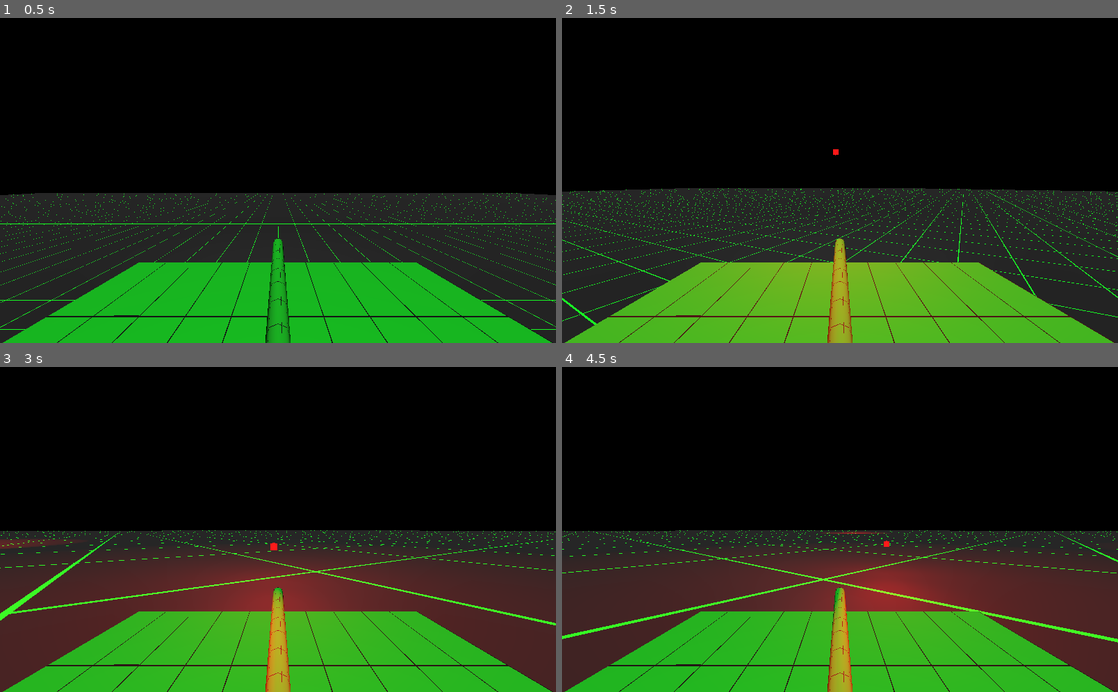
Above: before the commit, frames 1-4 (two rows, left to right).
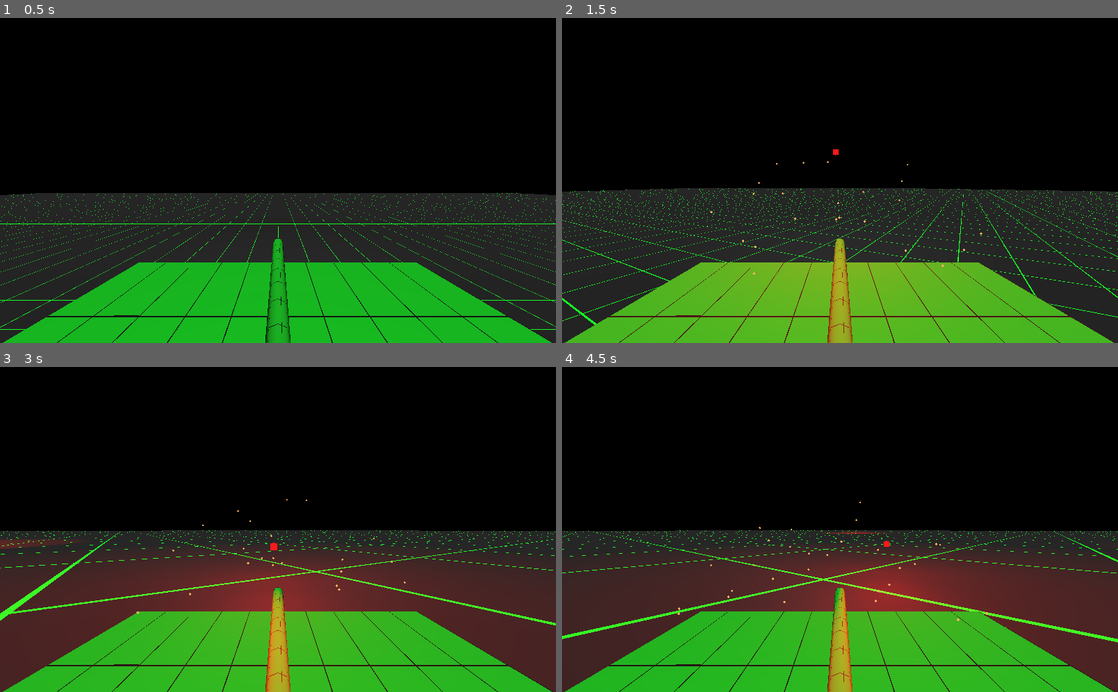
Above: after the commit, the same moments.

Repository: Kromey/spectre
Game: Godot game, scene res://Main.tscn
The game is run twice, just before and just after one commit, with the same random seed, the same clock (stepped at 60 frames per second) and the same inputs.
Inputs:
- Up to frame 1 (0.5 s): no input
- Up to frame 2 (1.5 s): hold D (movement_right) 0.53-1.28 s; hold Space (action_shoot) 0.53-1.28 s; hold S (movement_backward) from 1.28 s (still down); tap Space (action_shoot) at 1.35 s
- Up to frame 3 (3 s): release S (movement_backward) at 2.03 s; hold D (movement_right) 2.03-2.78 s; hold Space (action_shoot) 2.03-2.78 s; hold W (movement_forward) from 2.78 s (still down); tap Space (action_shoot) at 2.85 s
- Up to frame 4 (4.5 s): release W (movement_forward) at 3.53 s; hold Space (action_shoot) 3.53-4.28 s; hold A (movement_left) from 3.53 s (still down); tap Space (action_shoot) at 4.35 s

Frame 1 is identical in both runs. In frame 2, less than 0.1% of the frame differs, in the area x 26-76%, y 44-80%; in frame 3, less than 0.1%; in frame 4, less than 0.1%, in the area x 20-80%, y 41-81%.

Commit message:
Add muzzle flash

Diff:
--- a/tanks/BaseTank.tscn
+++ b/tanks/BaseTank.tscn
@@ -1,10 +1,37 @@
-[gd_scene load_steps=4 format=2]
+[gd_scene load_steps=7 format=2]
 
 [ext_resource path="res://tanks/BaseTank.material" type="Material" id=1]
 [ext_resource path="res://tanks/BaseTank.gd" type="Script" id=3]
 
 [sub_resource type="BoxShape" id=1]
 extents = Vector3( 0.3, 0.15, 0.5 )
+
+[sub_resource type="ParticlesMaterial" id=2]
+lifetime_randomness = 1.0
+emission_shape = 1
+emission_sphere_radius = 0.01
+direction = Vector3( 0, -5, -5 )
+spread = 180.0
+flatness = 1.0
+gravity = Vector3( 0, 0, 4 )
+initial_velocity = 3.0
+initial_velocity_random = 0.75
+damping = 2.0
+angle = 360.0
+angle_random = 1.0
+
+[sub_resource type="SpatialMaterial" id=3]
+flags_unshaded = true
+flags_vertex_lighting = true
+flags_do_not_receive_shadows = true
+albedo_color = Color( 0.984314, 0.709804, 0.388235, 1 )
+
+[sub_resource type="SphereMesh" id=4]
+material = SubResource( 3 )
+radius = 0.003
+height = 0.001
+radial_segments = 4
+rings = 4
 
 [node name="BaseTank" type="KinematicBody"]
 transform = Transform( 1, 0, 0, 0, 1, 0, 0, 0, 1, 0, 0.15, 0 )
@@ -47,3 +74,13 @@
 
 [node name="BulletSpawn" type="Position3D" parent="."]
 transform = Transform( 1, 0, 0, 0, 1, 0, 0, 0, 1, 0, 0.125, -0.51 )
+
+[node name="MuzzleFlare" type="Particles" parent="."]
+transform = Transform( 1, 0, 0, 0, -4.37114e-08, -1, 0, 1, -4.37114e-08, 0, 0.125, -0.4746 )
+emitting = false
+amount = 75
+lifetime = 0.2
+one_shot = true
+explosiveness = 1.0
+process_material = SubResource( 2 )
+draw_pass_1 = SubResource( 4 )
--- a/tanks/PlayerTank.gd
+++ b/tanks/PlayerTank.gd
@@ -75,3 +75,5 @@
 		bullet.BULLET_SPEED = MAX_SPEED * 1.2
 		bullet.global_transform = $BulletSpawn.global_transform
 		get_tree().root.add_child(bullet)
+
+		$MuzzleFlare.restart()
